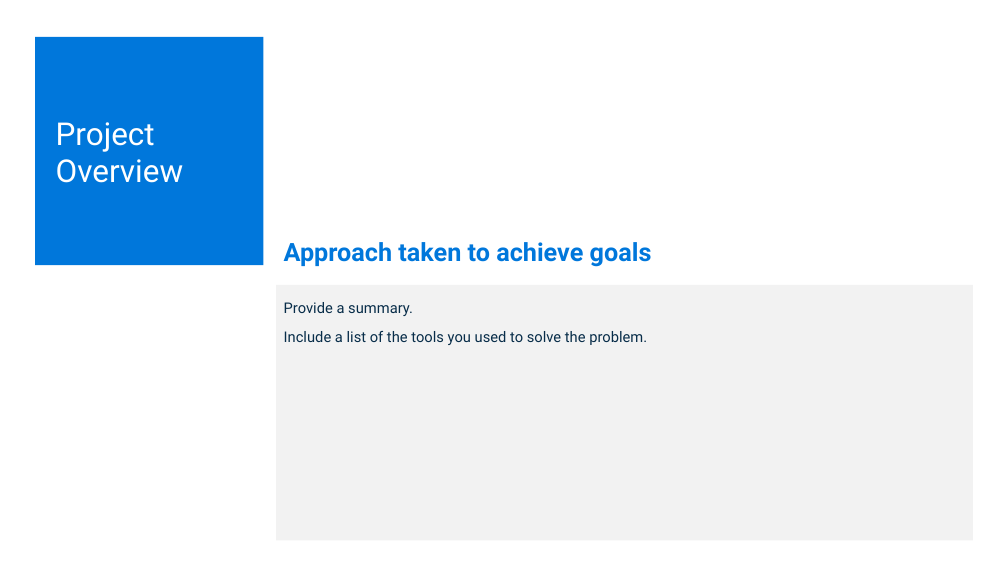
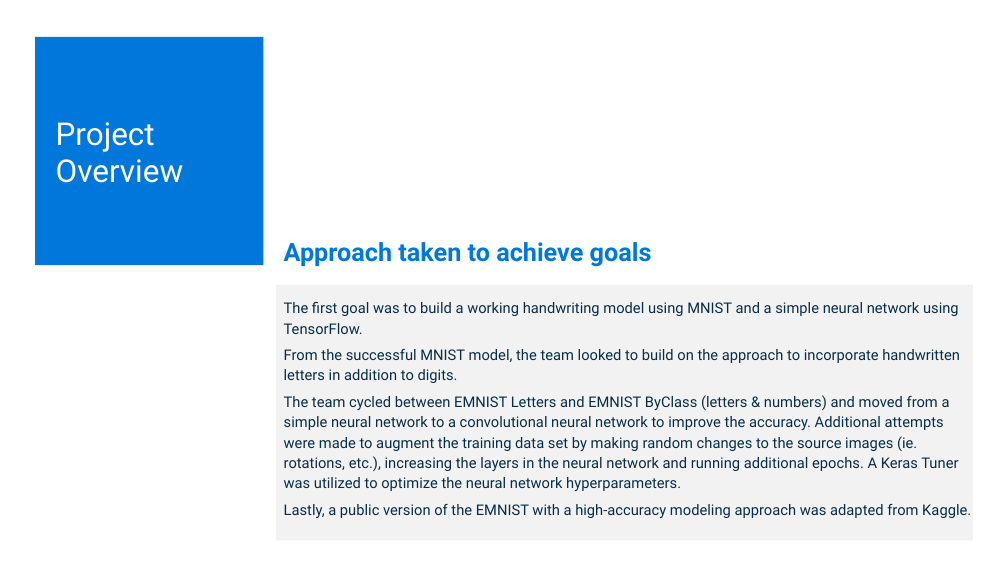
Before and after one commit to shawnfeils/OSU-AIBC-Project-3, a slide deck: slide 5 of AI_Bootcamp_Final_Project_Group_1.pptx. Drawn at 1008x567 pixels with LibreOffice and Linux fonts; fonts in the diff are those of the drawing. Boxes give left, top, right and bottom in pixels: in the first picture for what was removed or moved away, otherwise in the second. Text is boxed around its words. In the diff, an @@ line names an element or a change of style, - is before the commit and + after.

```diff
--- a/AI_Bootcamp_Final_Project_Group_1.pptx
+++ b/AI_Bootcamp_Final_Project_Group_1.pptx
@@ text at (284, 302, 971, 518): text changed @@
-Provide a summary.
-Include a list of the tools you used to solve the problem.
+The first goal was to build a working handwriting model using MNIST and a simple neural network using TensorFlow.
+From the successful MNIST model, the team looked to build on the approach to incorporate handwritten letters in addition to digits.
+The team cycled between EMNIST Letters and EMNIST ByClass (letters & numbers) and moved from a simple neural network to a convolutional neural network to improve the accuracy. Additional attempts were made to augment the training data set by making random changes to the source images (ie. rotations, etc.), increasing the layers in the neural network and running additional epochs. A Keras Tuner was utilized to optimize the neural network hyperparameters.
+Lastly, a public version of the EMNIST with a high-accuracy modeling approach was adapted from Kaggle.
```
Also in this commit, not shown: 9 other slides changed, 1 slide added, 1 slide removed, 6 other files.
